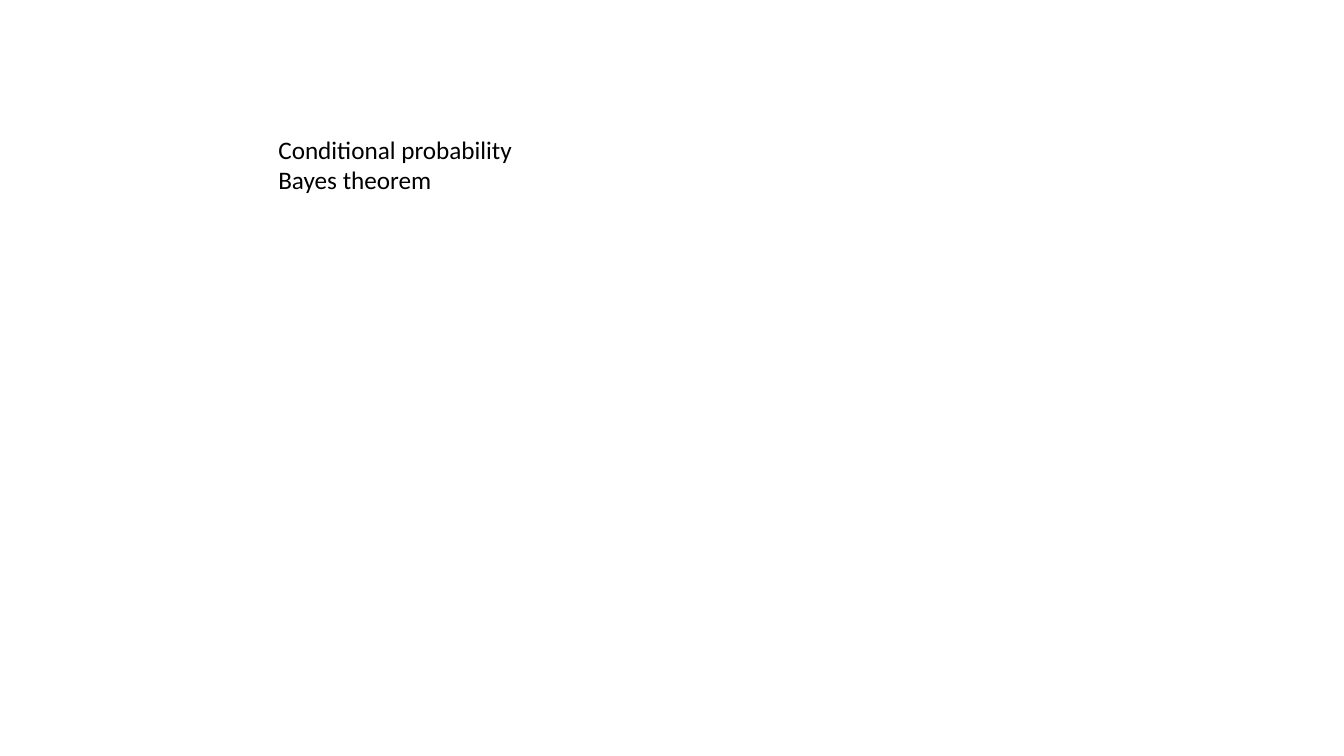
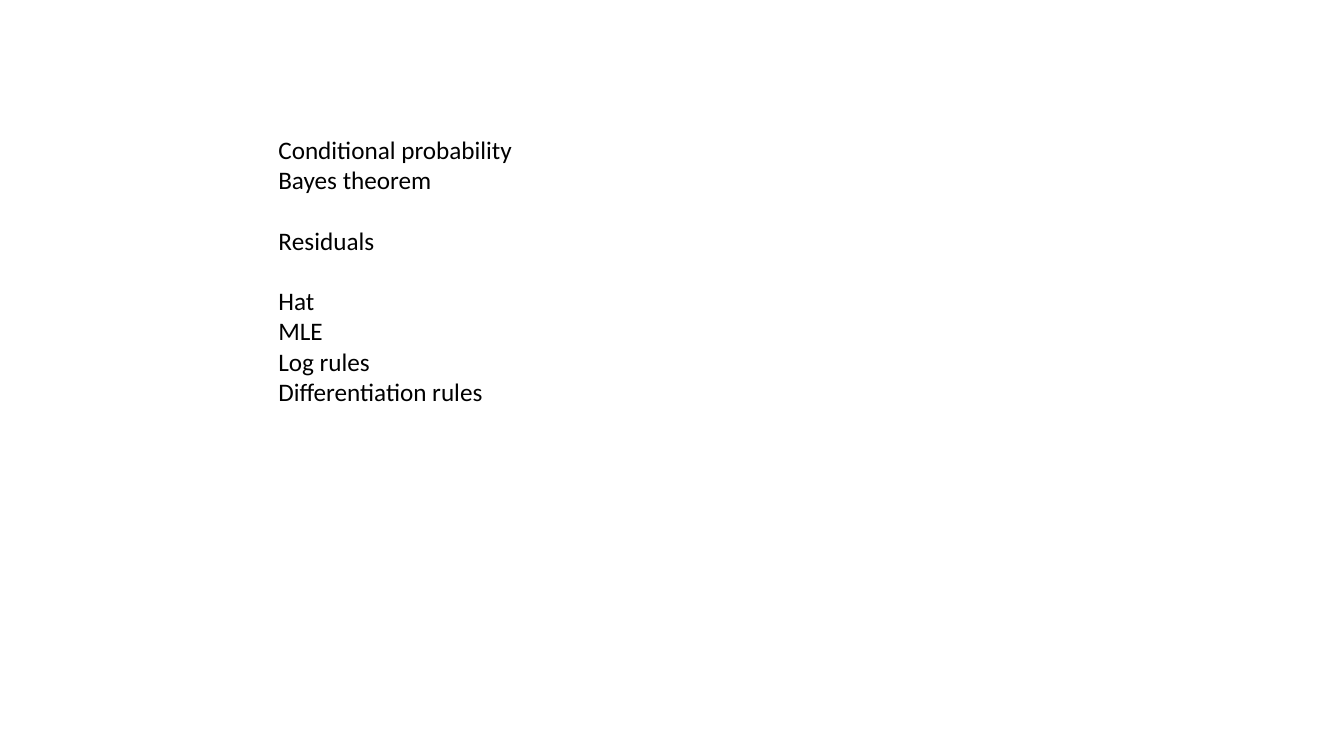
Before and after one commit to jsemple19/modernStats4biol_Holmes, a slide deck: slide 2 of chapter02/Chapter02pptx.pptx. Drawn at 1344x756 pixels with LibreOffice and Linux fonts; fonts in the diff are those of the drawing. Boxes give left, top, right and bottom in pixels: in the first picture for what was removed or moved away, otherwise in the second. Text is boxed around its words. In the diff, an @@ line names an element or a change of style, - is before the commit and + after.

```diff
--- a/chapter02/Chapter02pptx.pptx
+++ b/chapter02/Chapter02pptx.pptx
@@ text at (278,232,482,402): paragraphs added @@
+Residuals
+Hat
+MLE
+Log rules
+Differentiation rules
```
Also in this commit, not shown: 2 slides added, 2 other files.
